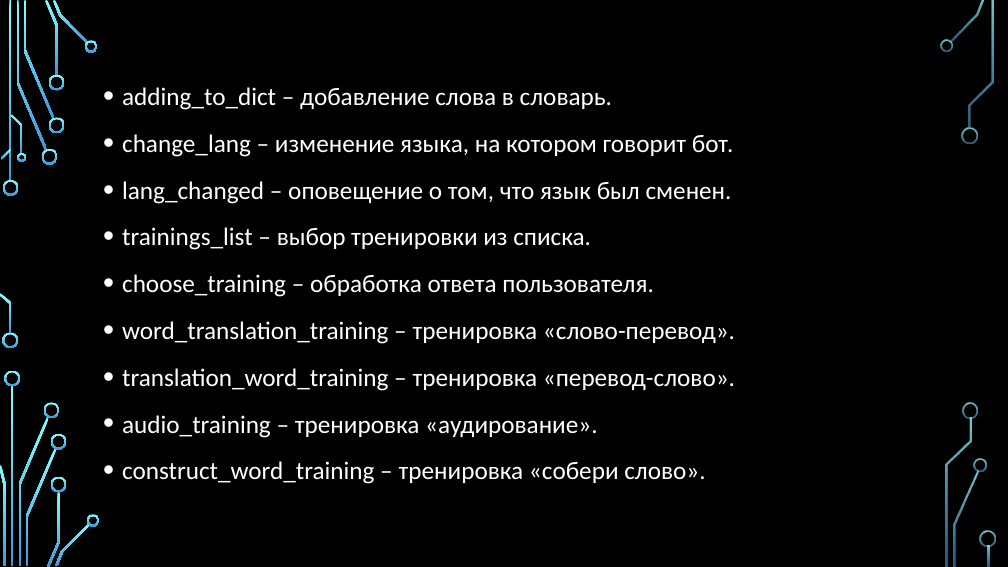
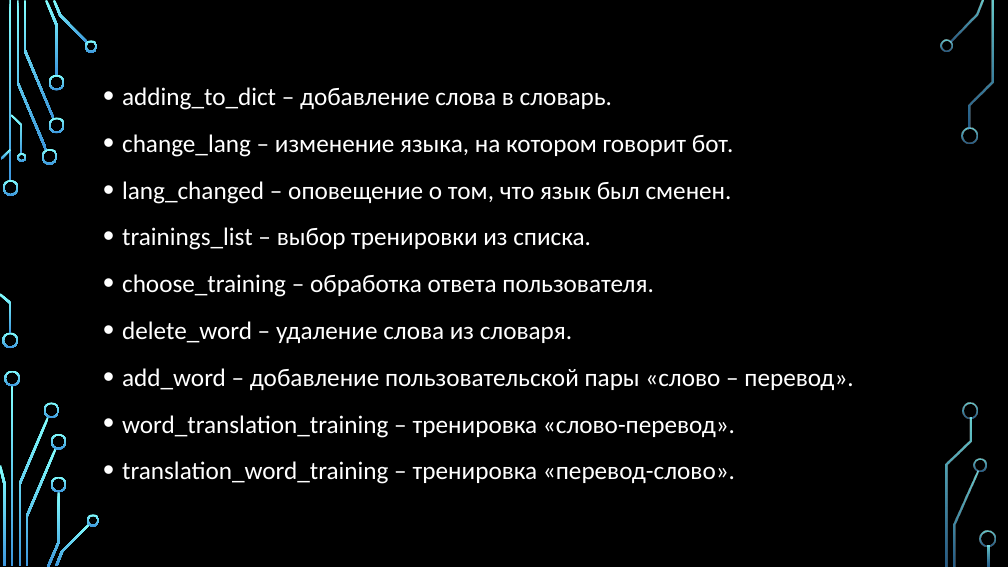
Before and after one commit to let-robots-reign/Learning_English_Bot, a slide deck: slide 8 of Proekt_BotEnglishTeacher.pptx. Drawn at 1008x567 pixels with LibreOffice and Linux fonts; fonts in the diff are those of the drawing; background and template pictures are left out. Boxes give left, top, right and bottom in pixels: in the first picture for what was removed or moved away, otherwise in the second. Text is boxed around its words. In the diff, an @@ line names an element or a change of style, - is before the commit and + after.

```diff
--- a/Proekt_BotEnglishTeacher.pptx
+++ b/Proekt_BotEnglishTeacher.pptx
@@ text at (x1=122, y1=321, x2=853, y2=390): paragraphs added @@
+• delete_word – удаление слова из словаря.
+• add_word – добавление пользовательской пары «слово – перевод».
@@ text at (x1=122, y1=415, x2=705, y2=484): paragraphs removed @@
-• audio_training – тренировка «аудирование».
-• construct_word_training – тренировка «собери слово».
```
Also in this commit, not shown: 12 other slides changed, 2 other files.
